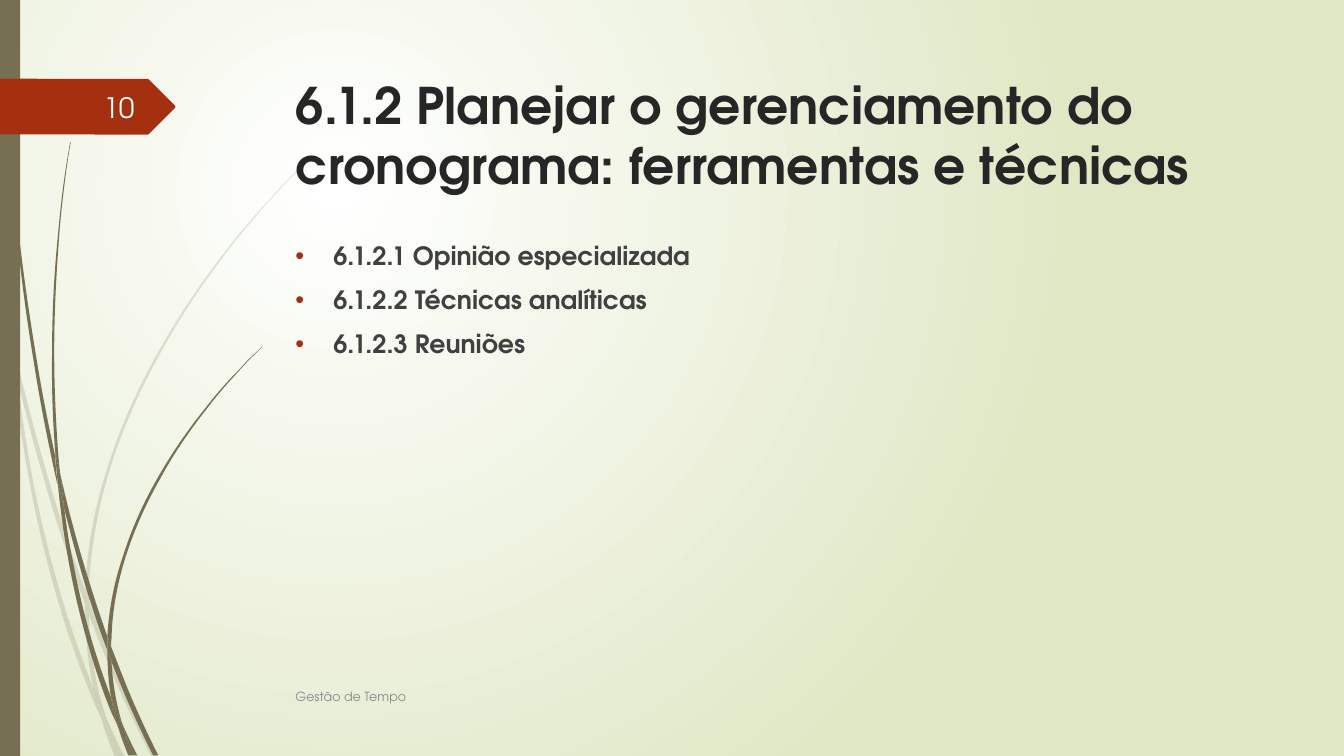
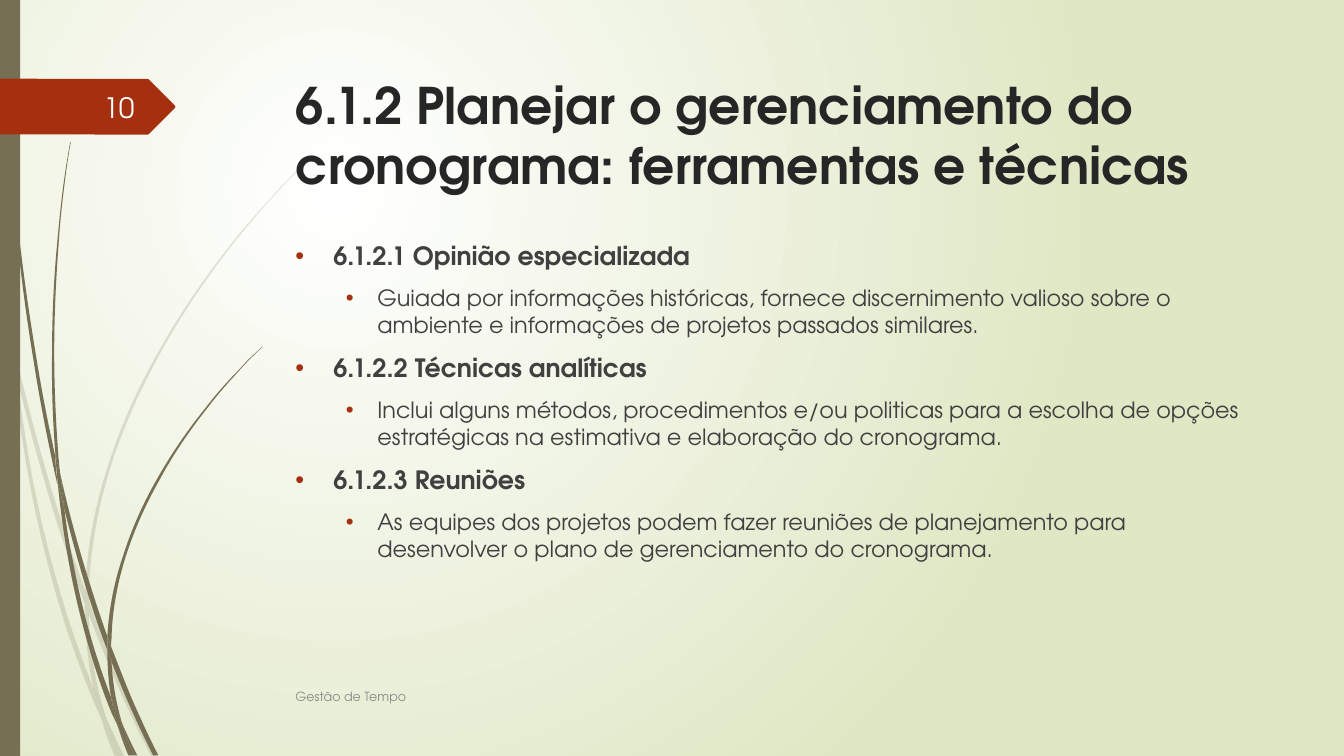
Before and after one commit to FabioMassaretto/GerenciamentoTempoProjeto, a slide deck: slide 10 of GERENCIAMENTO DO TEMPO DO PROJETO.pptx. Drawn at 1344x756 pixels with LibreOffice and Linux fonts; fonts in the diff are those of the drawing. Boxes give left, top, right and bottom in pixels: in the first picture for what was removed or moved away, otherwise in the second. Text is boxed around its words. In the diff, an @@ line names an element or a change of style, - is before the commit and + after.

```diff
--- a/GERENCIAMENTO DO TEMPO DO PROJETO.pptx
+++ b/GERENCIAMENTO DO TEMPO DO PROJETO.pptx
@@ text at <box>377,289,1171,339</box>: paragraph added @@
+  • Guiada por informações históricas, fornece discernimento valioso sobre o ambiente e informações de projetos passados similares.
@@ text at <box>377,401,1238,451</box>: paragraph added @@
+  • Inclui alguns métodos, procedimentos e/ou politicas para a escolha de opções estratégicas na estimativa e elaboração do cronograma.
@@ text at <box>377,513,1126,562</box>: paragraph added @@
+  • As equipes dos projetos podem fazer reuniões de planejamento para desenvolver o plano de gerenciamento do cronograma.
```
Also in this commit, not shown: 4 other slides changed, 13 slides added.
